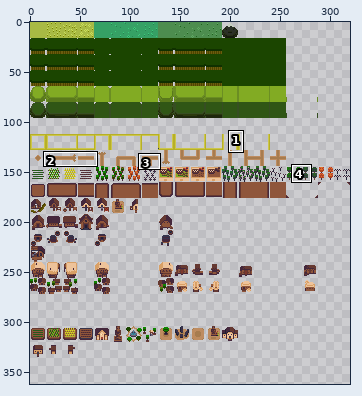
Two states of a sprite sheet, ericsprites.png. Above, an overview of the earlier version with the close-up marked.
Close-up. Before:
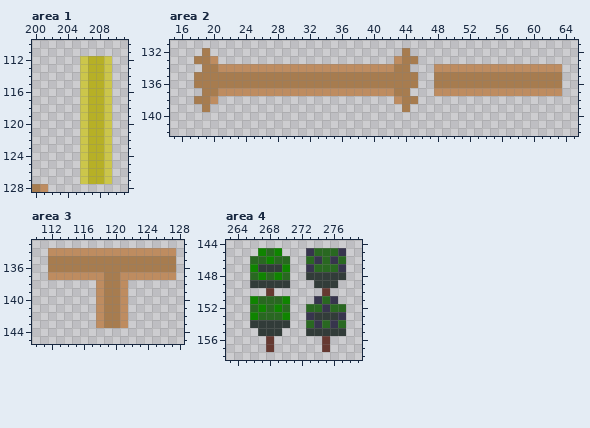
The file is 320x640 pixels. Shown: area 1: x 200..211, y 110..128; area 2: x 15..65, y 131..142; area 3: x 110..128, y 133..145; area 4: x 263..279, y 144..158. The wide view leaves out empty margins. The commit also changed other parts of the picture, which this record leaves out.
And afterwards:
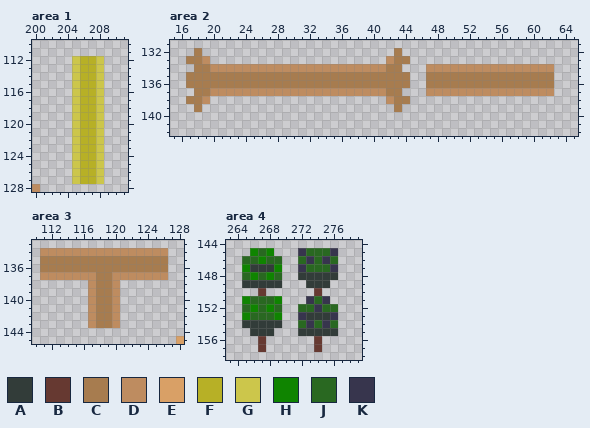
Palette (. is transparent): A #323c39  B #663931  C #a77c4f  D #be8c60  E #d9a066  F #b7b026  G #ccc64b  H #0f8400  J #296821  K #37354d
Edits made:
--- area 1
@@ x 200..211 @@
 111 ............
-112 ......GFFG..
-113 ......GFFG..
-114 ......GFFG..
-115 ......GFFG..
-116 ......GFFG..
-117 ......GFFG..
-118 ......GFFG..
-119 ......GFFG..
-120 ......GFFG..
-121 ......GFFG..
-122 ......GFFG..
-123 ......GFFG..
-124 ......GFFG..
-125 ......GFFG..
-126 ......GFFG..
-127 ......GFFG..
-128 CD..........
+112 .....GFFG...
+113 .....GFFG...
+114 .....GFFG...
+115 .....GFFG...
+116 .....GFFG...
+117 .....GFFG...
+118 .....GFFG...
+119 .....GFFG...
+120 .....GFFG...
+121 .....GFFG...
+122 .....GFFG...
+123 .....GFFG...
+124 .....GFFG...
+125 .....GFFG...
+126 .....GFFG...
+127 .....GFFG...
+128 D...........
--- area 2
@@ x 15..65 @@
 131 ...................................................
-132 ....C........................C.....................
-133 ...CCD......................DCC....................
-134 ....CCDDDDDDDDDDDDDDDDDDDDDDCC...DDDDDDDDDDDDDDDD..
-135 ...CCCCCCCCCCCCCCCCCCCCCCCCCCCC..CCCCCCCCCCCCCCCC..
-136 ...CCCCCCCCCCCCCCCCCCCCCCCCCCCC..CCCCCCCCCCCCCCCC..
-137 ....CCDDDDDDDDDDDDDDDDDDDDDDCC...DDDDDDDDDDDDDDDD..
-138 ...CCD......................DCC....................
-139 ....C........................C.....................
+132 ...C........................C......................
+133 ..CCD......................DCC.....................
+134 ...CCDDDDDDDDDDDDDDDDDDDDDDCC...DDDDDDDDDDDDDDDD...
+135 ..CCCCCCCCCCCCCCCCCCCCCCCCCCCC..CCCCCCCCCCCCCCCC...
+136 ..CCCCCCCCCCCCCCCCCCCCCCCCCCCC..CCCCCCCCCCCCCCCC...
+137 ...CCDDDDDDDDDDDDDDDDDDDDDDCC...DDDDDDDDDDDDDDDD...
+138 ..CCD......................DCC.....................
+139 ...C........................C......................
 140 ...................................................
--- area 3
@@ x 110..128 @@
 133 ...................
-134 ..DDDDDDDDDDDDDDDD.
-135 ..CCCCCCCCCCCCCCCC.
-136 ..CCCCCCCCCCCCCCCC.
-137 ..DDDDDDDCCDDDDDDD.
-138 ........DCCD.......
-139 ........DCCD.......
-140 ........DCCD.......
-141 ........DCCD.......
-142 ........DCCD.......
-143 ........DCCD.......
+134 .DDDDDDDDDDDDDDDD..
+135 .CCCCCCCCCCCCCCCC..
+136 .CCCCCCCCCCCCCCCC..
+137 .DDDDDDDCCDDDDDDD..
+138 .......DCCD........
+139 .......DCCD........
+140 .......DCCD........
+141 .......DCCD........
+142 .......DCCD........
+143 .......DCCD........
 144 ...................
-145 ...................
+145 ..................E
--- area 4
@@ x 263..279 @@
 144 .................
-145 ....HJH...KJJJK..
-146 ...JJHJJ..JKJKJ..
-147 ...HAAAH..KJJJK..
-148 ...JHJHJ..AAAAA..
-149 ...AAAAA...AAA...
-150 .....B......B....
-151 ...HJJJH...KJK...
-152 ...JHJHJ..JJKJJ..
-153 ...HJJJH..KAAAK..
-154 ...AAAAA..JKJKJ..
-155 ....AAA...AAAAA..
-156 .....B......B....
-157 .....B......B....
+145 ...HJH...KJJJK...
+146 ..JJHJJ..JKJKJ...
+147 ..HAAAH..KJJJK...
+148 ..JHJHJ..AAAAA...
+149 ..AAAAA...AAA....
+150 ....B......B.....
+151 ..HJJJH...KJK....
+152 ..JHJHJ..JJKJJ...
+153 ..HJJJH..KAAAK...
+154 ..AAAAA..JKJKJ...
+155 ...AAA...AAAAA...
+156 ....B......B.....
+157 ....B......B.....
 158 .................
